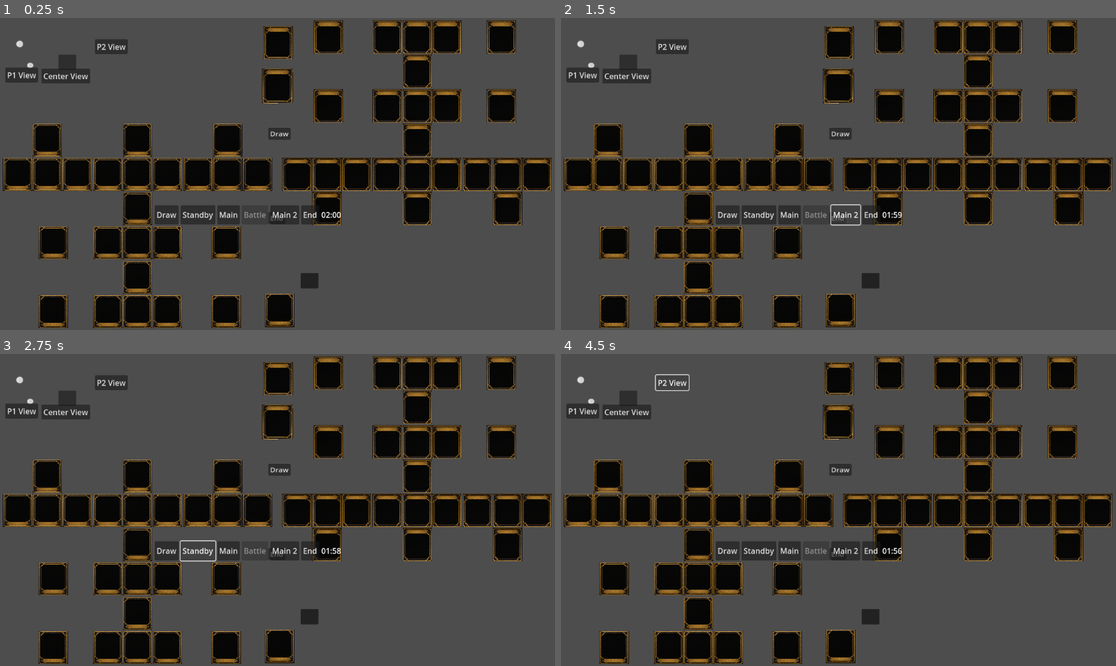
Above: before the commit, frames 1-4 (two rows, left to right).
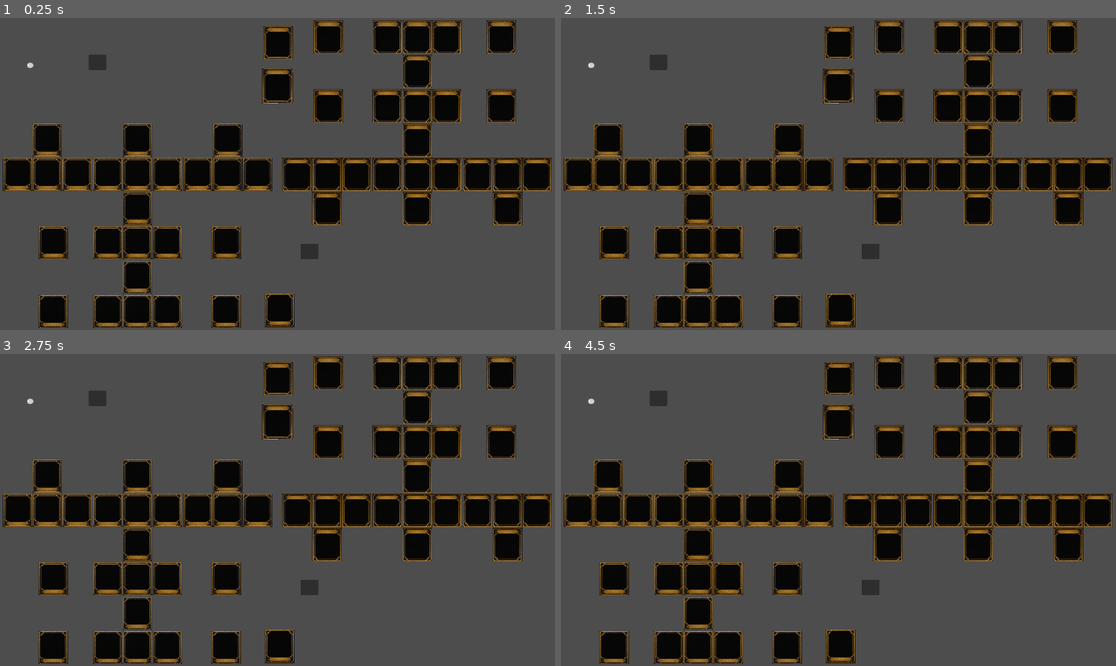
Above: after the commit, the same moments.

Repository: Oxemk/Fractured_tcg
Game: Godot game, scene res://Scenes/Battle/GameBoard.tscn
The game is run twice, just before and just after one commit, with the same random seed, the same clock (stepped at 60 frames per second) and the same inputs. This scene is started directly instead of the project's main scene.
Inputs (mouse positions are in pixels of both pictures, inside the frame that each line leads up to):
- Up to frame 1 (0.25 s): no input
- Up to frame 2 (1.5 s): click (838, 133) at 0.5 s, where only the run before the commit has a clickable "Draw"; click (838, 217) at 1.25 s, where only the run before the commit has a clickable "End"
- Up to frame 3 (2.75 s): click (199, 550) at 2 s, where only the run before the commit has a clickable "Standby"
- Up to frame 4 (4.5 s): click (788, 550) at 2.75 s, where only the run before the commit has a clickable "Main"; click (844, 550) at 3.5 s, where only the run before the commit has a clickable "Main 2"; click (672, 382) at 4.25 s, where only the run before the commit has a clickable "P2 View"

The runs differ from the first frame. In frame 1, 3.0% of the frame differs, in the area x 1-62%, y 6-87%; in frame 2, 2.8%; in frame 3, 2.8%; in frame 4, 2.8%.
Error in both runs: Trying to assign value of type 'Nil' to a variable of type 'Dictionary'. (res://managers/UserManager.gd:11)

Commit message:
update
need fix gameboar and deck edter save

Diff:
--- a/Battle/GameBoard.gd
+++ b/Battle/GameBoard.gd
@@ -21,7 +21,6 @@
 # --- PHASE MANAGER ---
 var phase_manager: PhaseManager
 
-
 # --- TIMER & TURNS ---
 @onready var tick_timer : Timer = $TickTimer
 var turn_count          : int = 1
@@ -50,9 +49,6 @@
 var target_pos         : Vector2
 
 func _ready() -> void:
-	# Remove the call to reset here
-	# phase_manager.reset(self)  # Remove this line
-
 	print("[GameBoard] _ready")
 
 	# Setup UI & Cameras
@@ -77,18 +73,8 @@
 	populate_hand(player_deck, PlayerHand)
 	populate_hand(ai_deck, EnemyHand)
 
-	_start_new_turn()
-
-	# Game Initialization
-	_load_config()
-	player_deck = build_deck(config.cards)
-	ai_deck = build_ai_deck(config)
-	player_deck.shuffle()
-	ai_deck.shuffle()
-	initialize_troops()
-	initialize_deck()
-	populate_hand(player_deck, PlayerHand)
-	populate_hand(ai_deck, EnemyHand)
+	# 🚨 Fix: Assign phase_manager from autoload
+	phase_manager = PhaseManager
 
 	_start_new_turn()
 
@@ -98,8 +84,6 @@
 	_update_timer_label()
 	_update_battle_button()
 	phase_manager.reset(self)
-
-
 
 func _on_tick_timer_timeout() -> void:
 	turn_time_left = max(0, turn_time_left - 1)
@@ -150,7 +134,7 @@
 		if data.size() == 0:
 			push_error("No data for %s" % cid)
 			continue
-		var node = CardLoader.load_card_data(data)
+		var node = sCardLoader.load_card_data(data)
 		if node:
 			hand.add_child(node)
 		else:
@@ -165,16 +149,23 @@
 
 func build_ai_deck(cfg: Dictionary) -> Array:
 	match cfg.get("ai_difficulty", "easy"):
-		"easy":   return ["char_1","weapon_1","armor_1","trap_1","support_1"]
+		"easy":   return ["char_1","weap_001","armor_1","trap_1","support_1"]
 		"medium": return ["char_2","weapon_2","armor_2","trap_2","support_2"]
 		"hard":   return ["char_3","weapon_3","armor_3","trap_3","support_3"]
 		_:        push_warning("Unknown AI difficulty %s" % cfg.get("ai_difficulty")); return []
 
 func populate_hand(deck: Array, hand: Node) -> void:
 	for cid in deck:
-		var node = CardLoader.load_card_data(_load_card_json(cid))
+		var data = _load_card_json(cid)
+		if data.size() == 0:
+			push_warning("No card data found for: %s" % cid)
+			continue
+		var node = sCardLoader.load_card_data(data)
 		if node:
 			hand.add_child(node)
+			node.scale = Vector2(0.4, 0.4) # <— adjust this value as needed
+		else:
+			push_warning("Failed to load card node for: %s" % cid)
 
 func initialize_troops() -> void:
 	print("[InitTroops] Setting up character slots")
@@ -191,7 +182,7 @@
 
 func _populate_char_slot(slot: Node2D, id: String) -> void:
 	if slot:
-		var node = CardLoader.load_card_data(_load_card_json(id))
+		var node = sCardLoader.load_card_data(_load_card_json(id))
 		if node:
 			slot.add_child(node)
 
--- a/Scenes/Battle/GameBoard.tscn
+++ b/Scenes/Battle/GameBoard.tscn
@@ -522,28 +522,18 @@
 
 [node name="PlayerHand" type="ItemList" parent="Player1"]
 offset_left = 643.0
-offset_top = 593.0
+offset_top = 517.0
 offset_right = 683.0
-offset_bottom = 633.0
+offset_bottom = 557.0
 max_columns = 7
 metadata/_edit_use_anchors_ = true
 
-[node name="Player3" type="Node" parent="."]
-
-[node name="PlayerHand" type="ItemList" parent="Player3"]
-offset_left = 643.0
-offset_top = 593.0
-offset_right = 683.0
-offset_bottom = 633.0
-max_columns = 7
-metadata/_edit_use_anchors_ = true
-
 [node name="Player2" type="Node" parent="."]
 
 [node name="PlayerHand" type="ItemList" parent="Player2"]
-offset_left = 102.0
+offset_left = 169.0
 offset_top = 26.0
-offset_right = 142.0
+offset_right = 209.0
 offset_bottom = 66.0
 max_columns = 7
 metadata/_edit_use_anchors_ = true
@@ -575,26 +565,26 @@
 [node name="CanvasGroup" type="CanvasGroup" parent="."]
 
 [node name="Button_Draw" type="Button" parent="."]
-offset_left = 571.0
-offset_top = 216.0
-offset_right = 621.0
-offset_bottom = 247.0
+offset_left = -123.0
+offset_top = 179.0
+offset_right = -73.0
+offset_bottom = 210.0
 text = "Draw"
 
 [node name="Button_End" type="Button" parent="."]
-offset_left = 571.0
-offset_top = 435.0
-offset_right = 609.0
-offset_bottom = 466.0
+offset_left = -123.0
+offset_top = 398.0
+offset_right = -85.0
+offset_bottom = 429.0
 text = "End"
 
 [node name="CanvasLayer" type="CanvasLayer" parent="."]
 
 [node name="PhaseBar" type="HBoxContainer" parent="CanvasLayer"]
-offset_left = 321.0
-offset_top = 389.0
-offset_right = 668.0
-offset_bottom = 429.0
+offset_left = 707.0
+offset_top = 689.0
+offset_right = 1054.0
+offset_bottom = 729.0
 
 [node name="Button_Draw" type="Button" parent="CanvasLayer/PhaseBar"]
 layout_mode = 2
@@ -624,30 +614,30 @@
 layout_mode = 2
 
 [node name="Button_P2" type="Button" parent="CanvasLayer"]
-offset_left = 197.0
-offset_top = 44.0
-offset_right = 265.0
-offset_bottom = 75.0
+offset_left = -112.0
+offset_top = 104.0
+offset_right = -44.0
+offset_bottom = 135.0
 text = "P2 View"
 
 [node name="Button_P1" type="Button" parent="CanvasLayer"]
-offset_left = 11.0
-offset_top = 103.0
-offset_right = 79.0
-offset_bottom = 134.0
+offset_left = -298.0
+offset_top = 102.0
+offset_right = -230.0
+offset_bottom = 133.0
 text = "P1 View"
 
 [node name="Button_Center" type="Button" parent="CanvasLayer"]
-offset_left = 86.0
-offset_top = 105.0
-offset_right = 187.0
-offset_bottom = 136.0
+offset_left = -223.0
+offset_top = 104.0
+offset_right = -122.0
+offset_bottom = 135.0
 text = "Center View"
 
 [node name="ZoomSlider" type="HSlider" parent="CanvasLayer"]
-offset_left = 33.0
-offset_top = 46.0
-offset_right = 41.0
-offset_bottom = 62.0
+offset_left = -276.0
+offset_top = 45.0
+offset_right = -268.0
+offset_bottom = 61.0
 
 [node name="TickTimer" type="Timer" parent="."]
--- a/phases/CombatPhase.gd
+++ b/phases/CombatPhase.gd
@@ -1,64 +1,79 @@
+# CombatPhase.gd
 extends Node
-class_name EndPhase
+class_name CombatPhase
 
 var gameboard: Node
 
 func start_phase(gameboard_instance: Node) -> void:
-	print("[EndPhase] Starting End Phase")
+	print("[CombatPhase] start_phase")
 	gameboard = gameboard_instance
 
-	print("[EndPhase] Resolving end-of-turn effects")
-	_resolve_end_of_turn_effects(gameboard.PlayerBoard)
-	_resolve_end_of_turn_effects(gameboard.EnemyBoard)
+	# Player attack
+	var attacker = _select_attacker_from_front_row(gameboard.PlayerBoard)
+	if attacker:
+		var target = _select_target(gameboard.EnemyBoard)
+		if target:
+			print("[CombatPhase] Player attacker %s hits %s" % [attacker.name, target.name])
+			_perform_attack(attacker, target)
 
-	print("[EndPhase] Cleaning up turn state")
-	_cleanup_after_turn(gameboard.PlayerBoard)
-	_cleanup_after_turn(gameboard.EnemyBoard)
+	# AI attack
+	var ai_attacker = _select_attacker_from_front_row(gameboard.EnemyBoard)
+	if ai_attacker:
+		var ai_target = _select_target(gameboard.PlayerBoard)
+		if ai_target:
+			print("[CombatPhase] AI attacker %s hits %s" % [ai_attacker.name, ai_target.name])
+			_perform_attack(ai_attacker, ai_target)
 
-	if _check_victory_condition(gameboard.PlayerBoard):
-		print("[EndPhase] Victory check: Player loses, AI wins")
-		_end_game("AI Wins!")
-		return
-	elif _check_victory_condition(gameboard.EnemyBoard):
-		print("[EndPhase] Victory check: AI loses, Player wins")
-		_end_game("Player Wins!")
-		return
+	# Next
+	print("[CombatPhase] Transition to EndPhase")
+	gameboard._switch_to_phase(preload("res://phases/EndPhase.gd").new())
 
-	print("[EndPhase] No victory yet, transitioning to DrawPhase")
-	_transition_to_next_phase()
+func _select_attacker_from_front_row(board: Node) -> Node:
+	# adjust these paths as needed
+	for zone in ["troop_slot1", "troop_slot2", "troop_slot3", "Bodyguard_Slot", "DeckMaster_Slot"]:
+		var row = board.get_node_or_null(zone)
+		if row and row.get_child_count() > 0:
+			for card in row.get_children():
+				if card.has_method("get_attack_power"):
+					return card
+	return null
 
+func _select_target(board: Node) -> Node:
+	for zone in board.get_children():
+		for card in zone.get_children():
+			return card
+	return null
 
-func _resolve_end_of_turn_effects(board: Node) -> void:
-	for card in board.get_children():
-		if card.has_method("resolve_end_of_turn_effects"):
-			print("[EndPhase] Resolving end-of-turn effects for card: %s" % card.name)
-			card.resolve_end_of_turn_effects()
+func _perform_attack(attacker: Node, defender: Node) -> void:
+	var atk = _calculate_attack_power(attacker)
+	var defp = _calculate_defense_power(defender)
+	var dmg = max(atk - defp, 0)
+	print("[CombatPhase] Calculated damage: %d" % dmg)
+	_apply_damage(defender, dmg)
 
+func _calculate_attack_power(card: Node) -> int:
+	var total = card.get_attack_power()
+	for child in card.get_children():
+		if child.has_method("get_attack_power"):
+			total += child.get_attack_power()
+	return total
 
-func _cleanup_after_turn(board: Node) -> void:
-	for card in board.get_children():
-		if card.has_method("cleanup_after_turn"):
-			print("[EndPhase] Cleaning up card: %s" % card.name)
-			card.cleanup_after_turn()
+func _calculate_defense_power(card: Node) -> int:
+	var total = card.get_defense_power()
+	for child in card.get_children():
+		if child.has_method("get_defense_power"):
+			total += child.get_defense_power()
+	return total
 
-
-func _check_victory_condition(board: Node) -> bool:
-	for card in board.get_children():
-		if card.has_method("get_role") and card.get_role() == "deckmaster":
-			var hp = card.get_hp() if card.has_method("get_hp") else 9999
-			print("[EndPhase] Checking HP of deckmaster: %d" % hp)
-			if hp <= 0:
-				return true
-	return false
-
-
-func _end_game(winner_message: String) -> void:
-	push_warning("[EndPhase] Game over: %s" % winner_message)
-	gameboard.show_game_over_screen(winner_message)
-	# Optional: Disable player interaction, stop timers, etc.
-
-
-func _transition_to_next_phase() -> void:
-	print("[EndPhase] Switching to DrawPhase")
-	var next_phase = preload("res://phases/DrawPhase.gd").new()
-	gameboard._switch_to_phase(next_phase)
+func _apply_damage(defender: Node, damage: int) -> void:
+	var defp = defender.get_defense_power()
+	if defp > 0:
+		var spill = max(damage - defp, 0)
+		defender.set_defense_power(0)
+		damage = spill
+	var hp = defender.get_hp() - damage
+	defender.set_hp(hp)
+	print("[CombatPhase] %s HP now %d" % [defender.name, hp])
+	if hp <= 0:
+		print("[CombatPhase] %s defeated" % defender.name)
+		defender.queue_free()
--- a/phases/EndPhase.gd
+++ b/phases/EndPhase.gd
@@ -1,4 +1,5 @@
 extends Node
+class_name endphase
 
 
 var gameboard : Node
